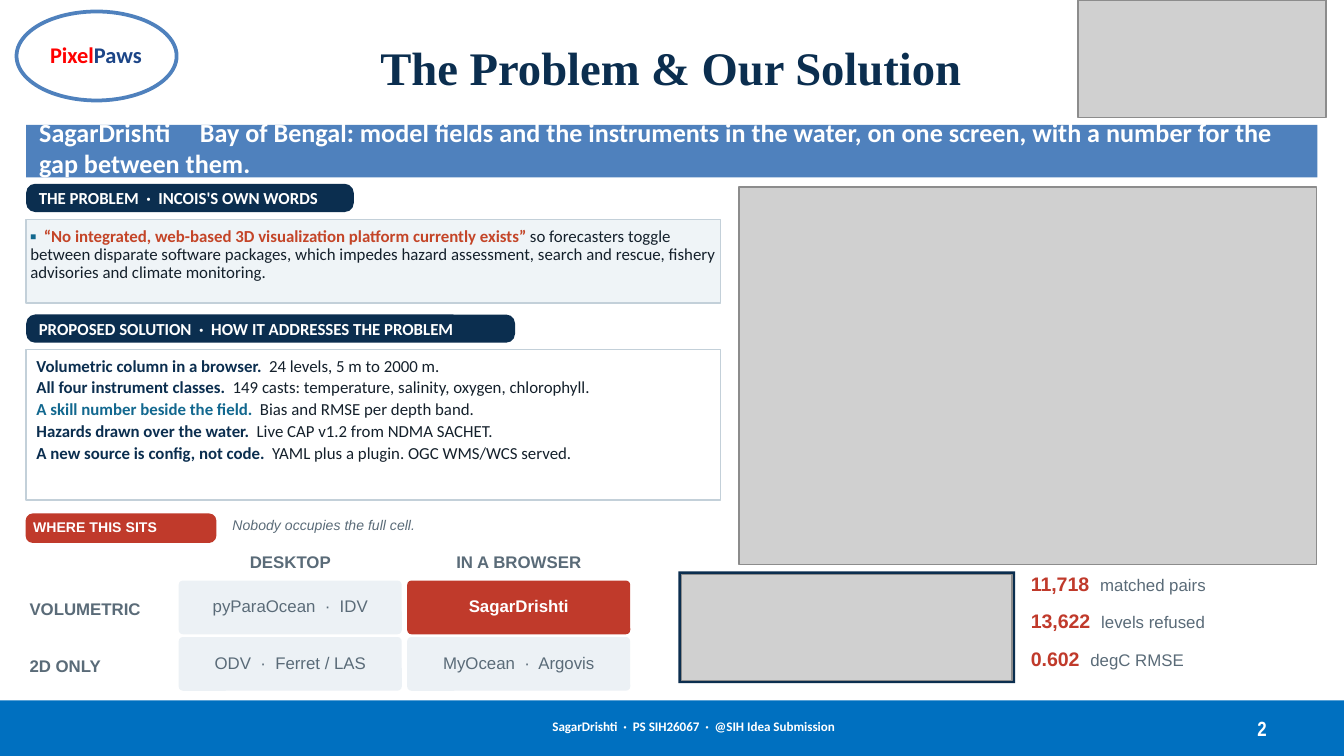
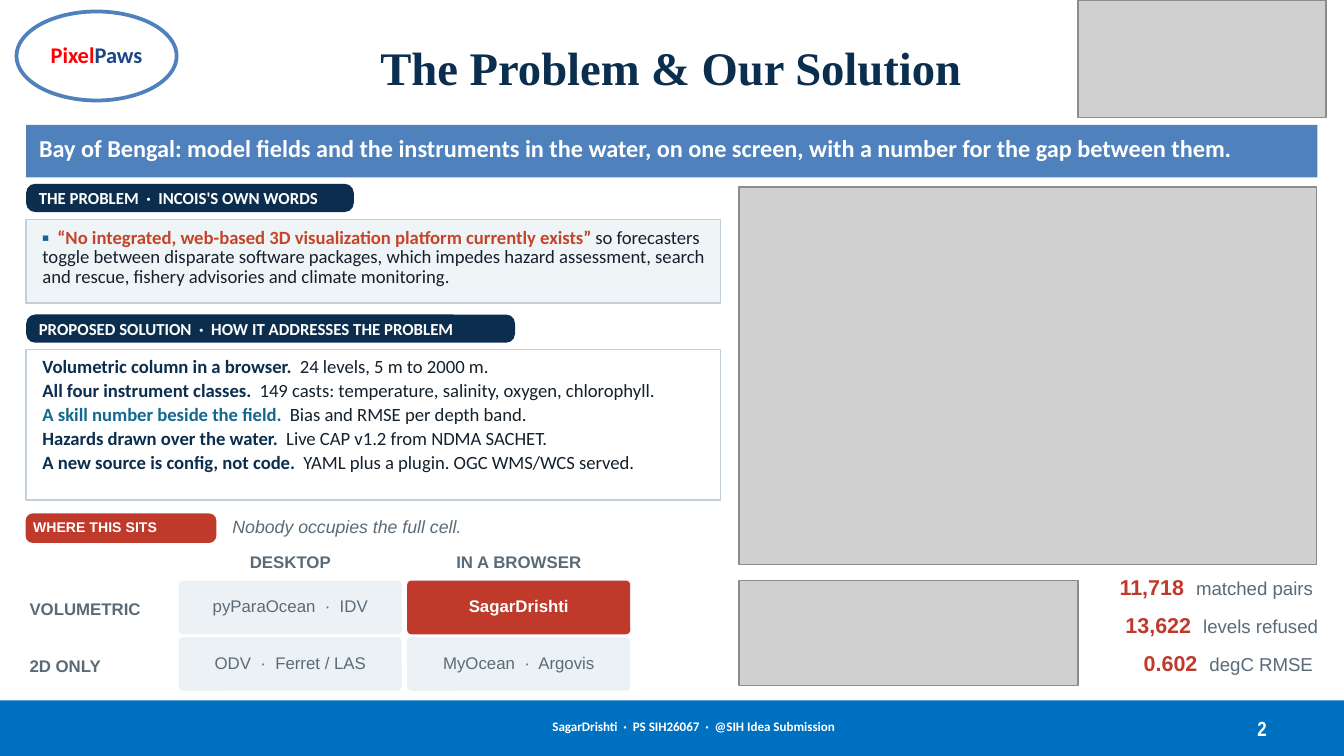
Before and after one commit to MONSTERBOY110/SagarDrishti, a slide deck: slide 2 of docs/submission/PixelPaws_SIH2026.pptx. Drawn at 1344x756 pixels with LibreOffice and Linux fonts; fonts in the diff are those of the drawing; grey boxes stand for pictures. Boxes give left, top, right and bottom in pixels: in the first picture for what was removed or moved away, otherwise in the second. Text is boxed around its words. In the diff, an @@ line names an element or a change of style, - is before the commit and + after.

```diff
--- a/docs/submission/PixelPaws_SIH2026.pptx
+++ b/docs/submission/PixelPaws_SIH2026.pptx
@@ text at (39,140,1231,161): text changed; size 14 to 13 pt @@
-SagarDrishti Bay of Bengal: model fields and the instruments in the water, on one screen, with a number for the gap between them.
+Bay of Bengal: model fields and the instruments in the water, on one screen, with a number for the gap between them.
@@ text "▪ “No integrated, web-based 3D ..." at (42,230,704,286): size 9 to 10 pt @@
@@ text "▪ “No integrated, web-based 3D ...": place and size @@
-text "▪ “No integrated, web-based 3D ..." at (30,229,715,281)
+text "▪ “No integrated, web-based 3D ..." at (42,230,704,286)
@@ text "Volumetric column in a browser. ..." at (42,360,655,472): size 9 to 10 pt @@
@@ text "Nobody occupies the full cell." at (232,520,461,537): size 7.5 to 9.5 pt @@
@@ rectangle removed at (679,571,1015,683) @@
@@ picture: place and size @@
-picture at (681,575,1012,681)
+picture at (739,581,1078,685)
@@ text "11,718 matched pairs": place and size @@
-text "11,718 matched pairs" at (1031,577,1205,595)
+text "11,718 matched pairs" at (1120,580,1313,599)
@@ text "11,718 matched pairs" at (1120,580,1313,599): size 10.5 to 11.5 pt in "11,718"; size 9 to 10 pt in "matched pairs"; alignment left to right @@
@@ text "13,622 levels refused": place and size @@
-text "13,622 levels refused" at (1031,614,1205,631)
+text "13,622 levels refused" at (1125,618,1318,637)
@@ text "13,622 levels refused" at (1125,618,1318,637): size 10.5 to 11.5 pt in "13,622"; size 9 to 10 pt in "levels refused"; alignment left to right @@
@@ text "0.602 degC RMSE": place and size @@
-text "0.602 degC RMSE" at (1031,652,1184,670)
+text "0.602 degC RMSE" at (1144,656,1313,675)
@@ text "0.602 degC RMSE" at (1144,656,1313,675): size 10.5 to 11.5 pt in "0.602"; size 9 to 10 pt in "degC RMSE"; alignment left to right @@
```
Also in this commit, not shown: 5 other slides changed, 2 other files.
